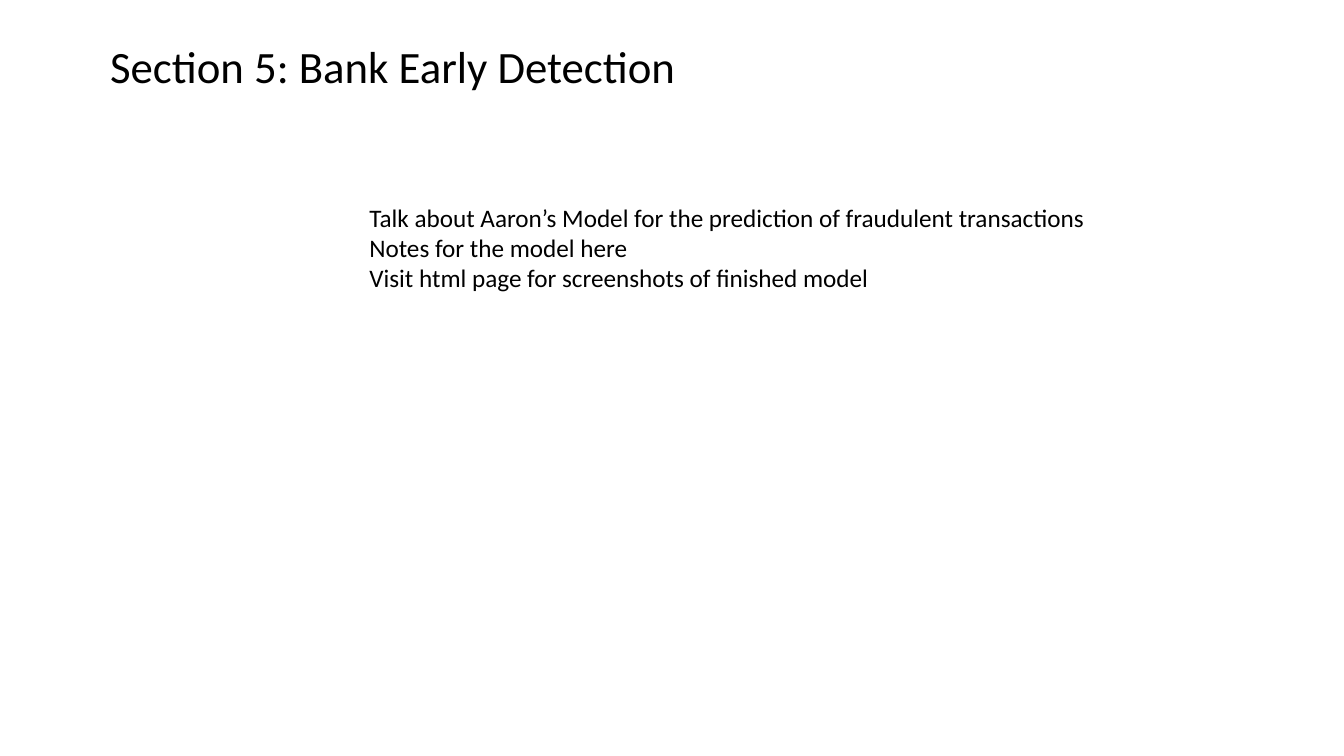
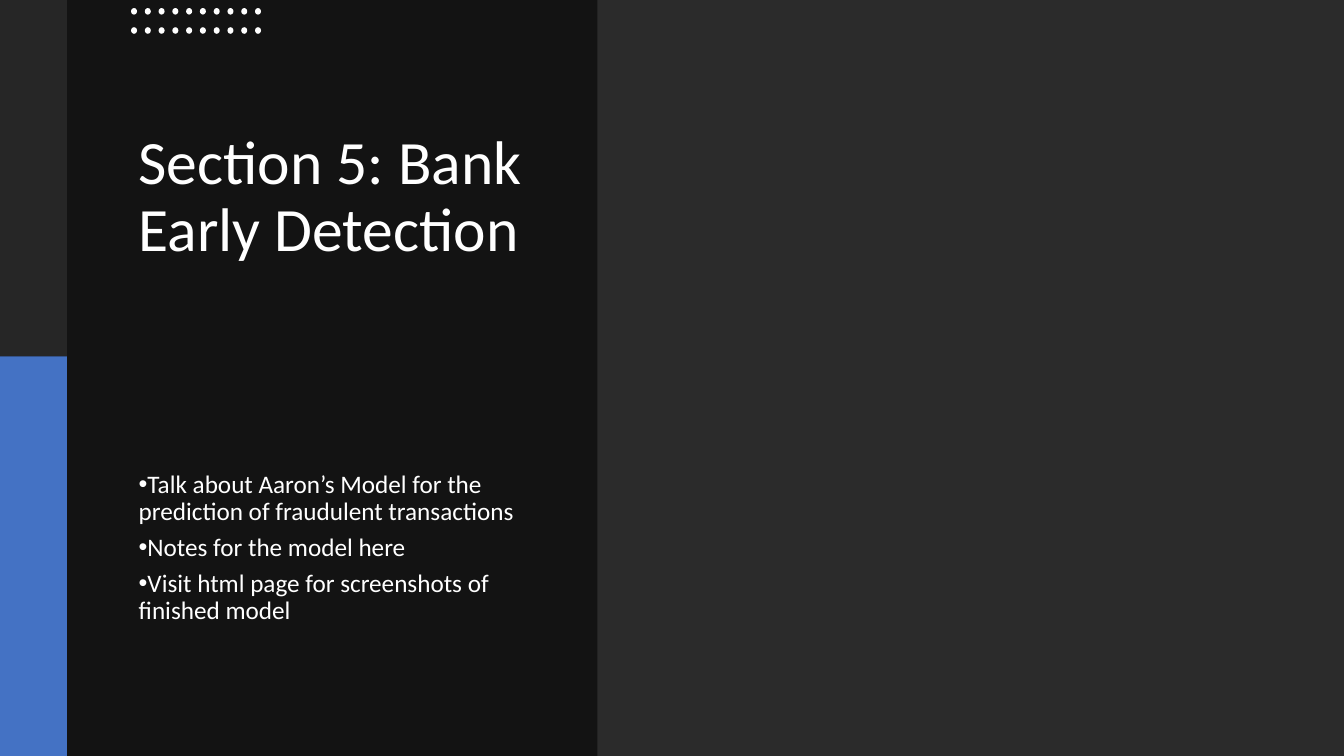
Before and after one commit to OP78142/UTSA-Bootcamp-Final, a slide deck: slide 6 of Predicting Credit Card Fraud_Template.pptx. Drawn at 1344x756 pixels with LibreOffice and Linux fonts; fonts in the diff are those of the drawing; background and template pictures are left out; a plain dark background stands for a picture behind light text. Boxes give left, top, right and bottom in pixels: in the first picture for what was removed or moved away, otherwise in the second. Text is boxed around its words. In the diff, an @@ line names an element or a change of style, - is before the commit and + after.

```diff
--- a/Predicting Credit Card Fraud_Template.pptx
+++ b/Predicting Credit Card Fraud_Template.pptx
@@ background #FFFFFF to picture (left out) @@
@@ rectangle added at (0,0,1344,756), fill #FFFFFF @@
@@ rectangle added at (0,0,598,756), fill #000000 at 55% opacity @@
@@ rectangle added at (0,0,67,357), fill #262626 @@
@@ group added at (131,8,261,33): 20 ellipses @@
@@ text "Section 5: Bank Early Detection": place and size @@
-text "Section 5: Bank Early Detection" at (110,52,675,91)
+text "Section 5: Bank Early Detection" at (139,141,521,261)
@@ text "Section 5: Bank Early Detection" at (139,141,521,261): size 32 to 44 pt, text colour #000000 to #FFFFFF; line spacing 1 to 0.9; more space between paragraphs; vertical alignment top to middle @@
@@ rectangle added at (0,357,67,756), fill #4472C4 @@
@@ text "Talk about Aaron’s Model for ...": place and size @@
-text "Talk about Aaron’s Model for ..." at (369,209,1084,292)
+text "Talk about Aaron’s Model for ..." at (139,475,513,619)
@@ text "Talk about Aaron’s Model for ..." at (139,475,513,619): text colour #000000 to #FFFFFF; bullet none to •; line spacing 1 to 0.9; more space between paragraphs; vertical alignment top to middle @@
```
Also in this commit, not shown: 2 other slides changed, 3 slides added, 3 slides removed, 5 other files.
